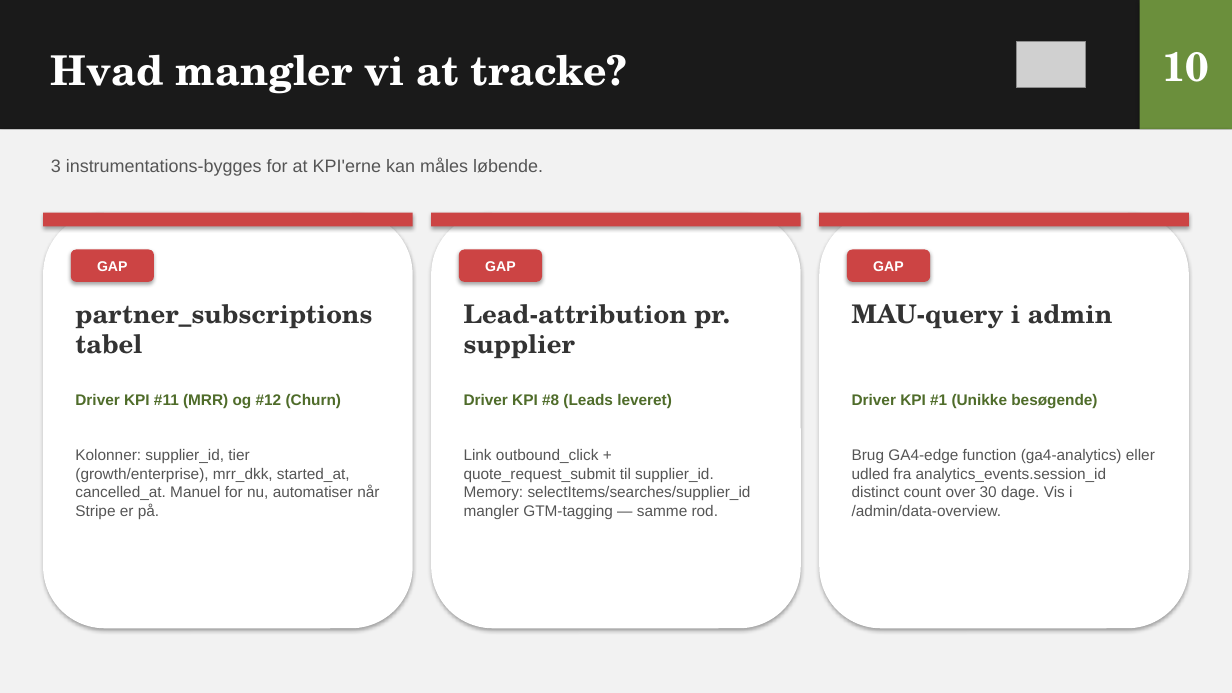
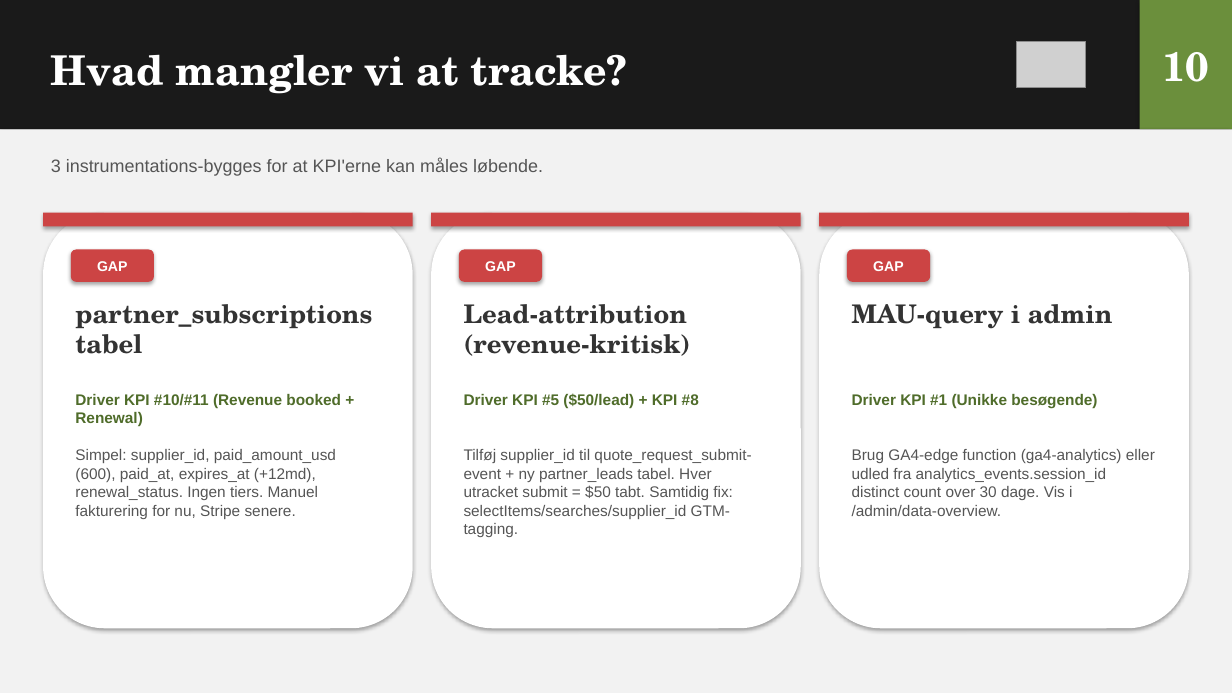
Before and after one commit to chrnymark-web/amsupplycheck, a slide deck: slide 10 of SupplyCheck_Weekly_KPI_Deck.pptx. Drawn at 1232x693 pixels with LibreOffice and Linux fonts; fonts in the diff are those of the drawing; grey boxes stand for pictures. Boxes give left, top, right and bottom in pixels: in the first picture for what was removed or moved away, otherwise in the second. Text is boxed around its words. In the diff, an @@ line names an element or a change of style, - is before the commit and + after.

```diff
--- a/SupplyCheck_Weekly_KPI_Deck.pptx
+++ b/SupplyCheck_Weekly_KPI_Deck.pptx
@@ text at box(464, 304, 691, 356): text changed @@
-Lead-attribution pr. supplier
+Lead-attribution (revenue-kritisk)
@@ text at box(75, 394, 341, 427): text changed @@
-Driver KPI #11 (MRR) og #12 (Churn)
+Driver KPI #10/#11 (Revenue booked + Renewal)
@@ text at box(464, 393, 699, 408): text changed @@
-Driver KPI #8 (Leads leveret)
+Driver KPI #5 ($50/lead) + KPI #8
@@ text at box(75, 449, 336, 519): text changed @@
-Kolonner: supplier_id, tier (growth/enterprise), mrr_dkk, started_at, cancelled_at. Manuel for nu, automatiser når Stripe er på.
+Simpel: supplier_id, paid_amount_usd (600), paid_at, expires_at (+12md), renewal_status. Ingen tiers. Manuel fakturering for nu, Stripe senere.
@@ text at box(464, 449, 751, 537): text changed @@
-Link outbound_click + quote_request_submit til supplier_id. Memory: selectItems/searches/supplier_id mangler GTM-tagging — samme rod.
+Tilføj supplier_id til quote_request_submit-event + ny partner_leads tabel. Hver utracket submit = $50 tabt. Samtidig fix: selectItems/searches/supplier_id GTM-tagging.
```
Also in this commit, not shown: 8 other slides changed, 1 slide added, 1 slide removed, 1 other file.
